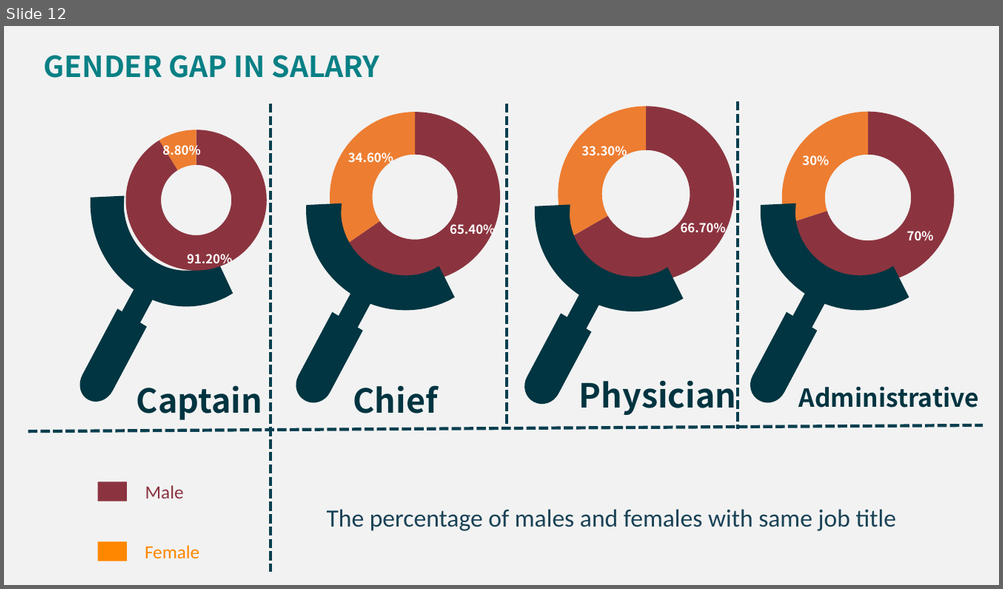
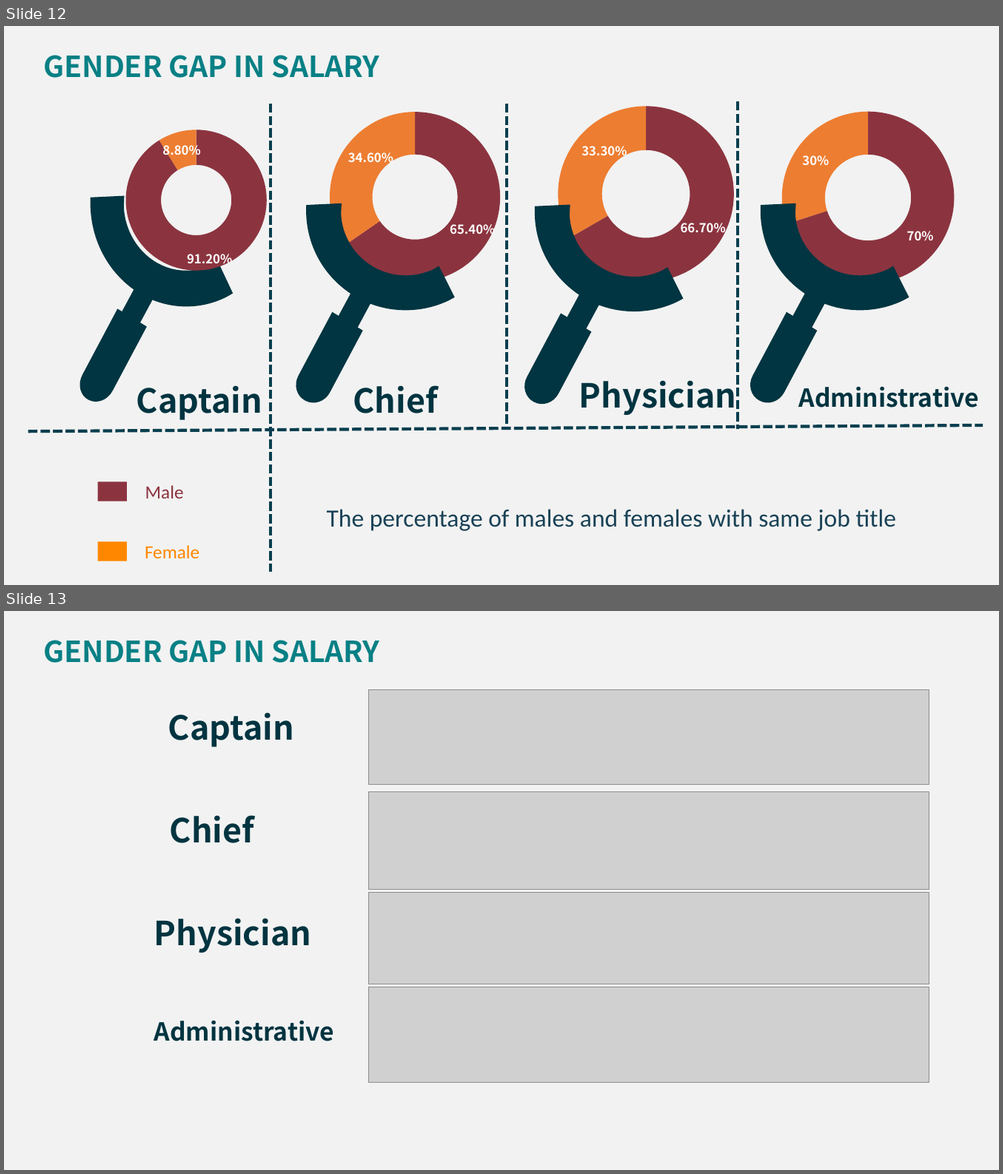
Before and after one commit to leavetina321/Webscrapping_Gender_Gap, a slide deck: NY_salary/NYC_salary.pptx. Shown one above the other, each under a label of ours: slide 12 before the commit, slides 12 and 13 after it. The pictures are 1003x589 and 1003x1174 pixels, drawn with LibreOffice and Linux fonts; fonts in the diff are those of the drawing; grey boxes stand for pictures. Boxes give left, top, right and bottom in pixels: in the first picture for what was removed or moved away, otherwise in the second. Text is boxed around its words. In the diff, an @@ line names an element or a change of style, - is before the commit and + after.

```diff
--- a/NY_salary/NYC_salary.pptx
+++ b/NY_salary/NYC_salary.pptx
@@ slide 13 added at (x1=4, y1=611, x2=999, y2=1170), background #F2F2F2 @@
@@ text added at (x1=44, y1=640, x2=380, y2=663), 28 pt, text #088085, bold @@
+GENDER GAP IN SALARY
@@ picture added at (x1=369, y1=689, x2=928, y2=784) @@
@@ text added at (x1=168, y1=712, x2=294, y2=747), 32 pt, text #003440, bold @@
+Captain
@@ picture added at (x1=369, y1=792, x2=928, y2=890) @@
@@ text added at (x1=170, y1=815, x2=254, y2=843), 32 pt, text #003440, bold @@
+Chief
@@ picture added at (x1=369, y1=893, x2=928, y2=985) @@
@@ text added at (x1=154, y1=918, x2=312, y2=953), 32 pt, text #003440, bold @@
+Physician
@@ picture added at (x1=369, y1=988, x2=928, y2=1083) @@
@@ text added at (x1=154, y1=1020, x2=334, y2=1042), 24 pt, text #003440, bold @@
+Administrative
```
Also in this commit, not shown: 1 slide changed, 3 other files.
